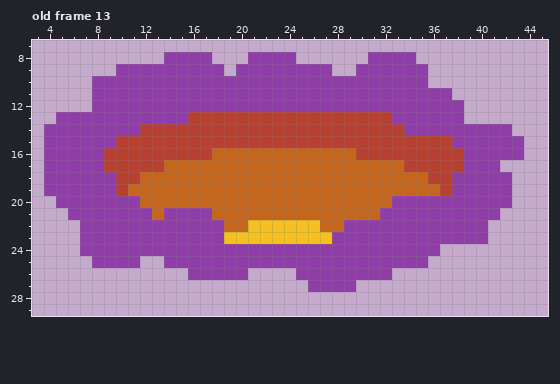
Edited in one commit: pixel-art file (Assets/Sprites/enemies/Portal.aseprite). Above, as it was before the edit.
48x32 pixels, 13 frames. Shown: old frame 13: x 3..45, y 7..29. The commit also changed other frames, which this record leaves out.
After the commit:
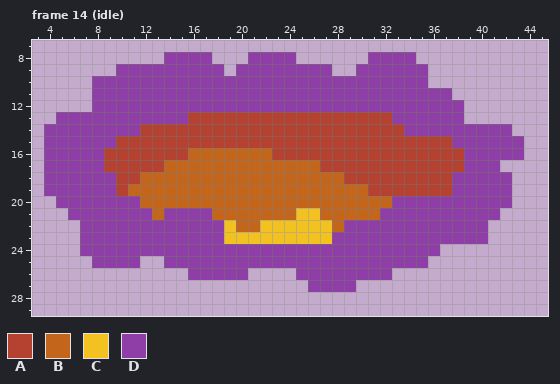
Palette (. is transparent): A #b54131  B #c4651c  C #f3c220  D #8f3da7
A new or re-ordered frame is compared with the old frame closest to it.
The edit:
frames 13 -> 17
--- frame 14 (idle) is new; against old frame 13, layers "clouds", "depths"
@@ x 14..38 @@
 15 AAAAAAAAAAAAAAAAAAAAAAAAD
-16 AAAABBBBBBBBBBBBAAAAAAAAA
-17 BBBBBBBBBBBBBBBBBBBBAAAAA
-18 BBBBBBBBBBBBBBBBBBBBBBAAD
-19 BBBBBBBBBBBBBBBBBBBBBBBAD
+16 AABBBBBBBAAAAAAAAAAAAAAAA
+17 BBBBBBBBBBBBBAAAAAAAAAAAA
+18 BBBBBBBBBBBBBBBAAAAAAAAAD
+19 BBBBBBBBBBBBBBBBBAAAAAAAD
 20 BBBBBBBBBBBBBBBBBBBDDDDDD
-21 DDDDBBBBBBBBBBBBBBDDDDDDD
-22 DDDDDBBCCCCCCBBDDDDDDDDDD
+21 DDDDBBBBBBBCCBBBBBDDDDDDD
+22 DDDDDCBBCCCCCCBDDDDDDDDDD
 23 DDDDDCCCCCCCCCDDDDDDDDDDD
